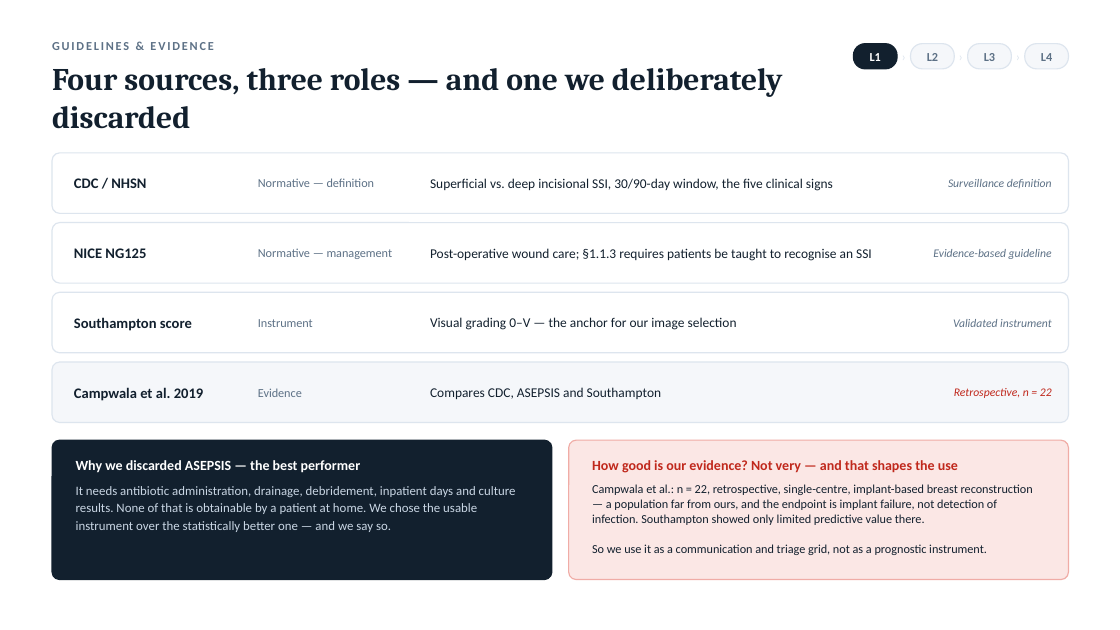
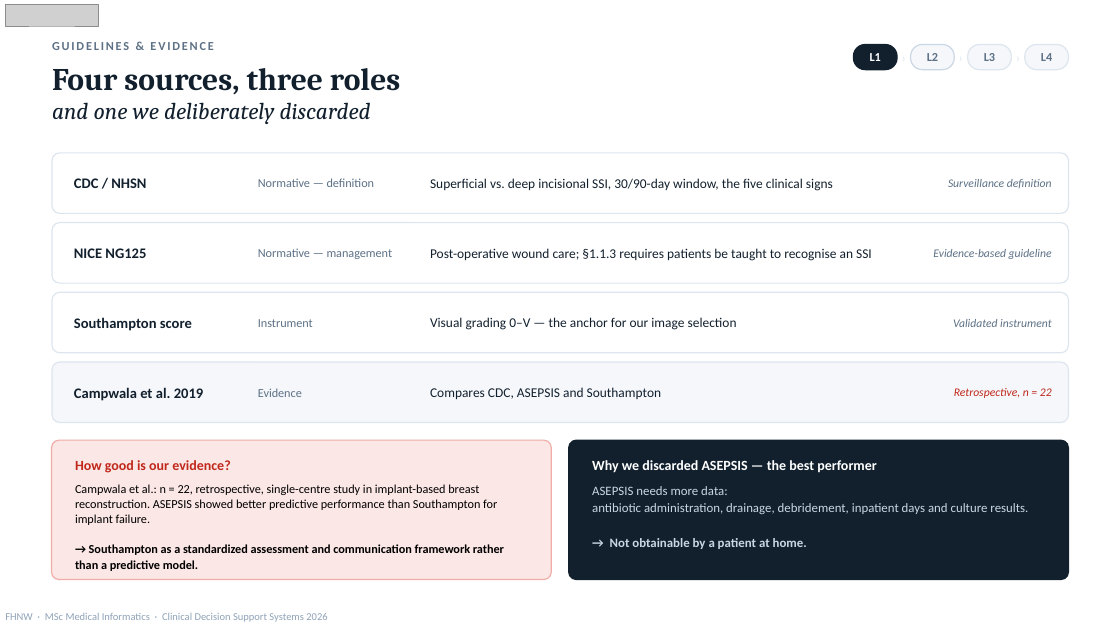
Before and after one commit to Sivanajani/smart-wound-guideline-app, a slide deck: slide 4 of submission/WundCheck_CDSS_Presentation.pptx. Drawn at 1120x630 pixels with LibreOffice and Linux fonts; fonts in the diff are those of the drawing; grey boxes stand for pictures. Boxes give left, top, right and bottom in pixels: in the first picture for what was removed or moved away, otherwise in the second. Text is boxed around its words. In the diff, an @@ line names an element or a change of style, - is before the commit and + after.

```diff
--- a/submission/WundCheck_CDSS_Presentation.pptx
+++ b/submission/WundCheck_CDSS_Presentation.pptx
@@ picture added at (5,4,98,26) @@
@@ rounded rectangle at (911,45,954,70): outline #DDE5EE 1 pt to #C9D6E4 1 pt @@
@@ text at (52,68,400,124): text changed; size 27 to 20 pt; bold off; italic on @@
-Four sources, three roles — and one we deliberately discarded
+Four sources, three roles
+and one we deliberately discarded
@@ rounded rectangle: place and size @@
-rounded rectangle at (569,440,1069,580)
+rounded rectangle at (51,440,551,580)
@@ rounded rectangle: place and size @@
-rounded rectangle at (52,440,552,580)
+rounded rectangle at (569,440,1069,580)
@@ text at (75,460,230,473): text changed @@
-How good is our evidence? Not very — and that shapes the use
+How good is our evidence?
@@ text "Why we discarded ASEPSIS — ...": place and size @@
-text "Why we discarded ASEPSIS — ..." at (76,460,361,473)
+text "Why we discarded ASEPSIS — ..." at (592,460,877,473)
@@ text at (75,484,504,571): text changed; text colour #12202E to #000000 @@
-Campwala et al.: n = 22, retrospective, single-centre, implant-based breast reconstruction — a population far from ours, and the endpoint is implant failure, not detection of infection. Southampton showed only limited predictive value there.
-So we use it as a communication and triage grid, not as a prognostic instrument.
+Campwala et al.: n = 22, retrospective, single-centre study in implant-based breast reconstruction. ASEPSIS showed better predictive performance than Southampton for implant failure.
+→ Southampton as a standardized assessment and communication framework rather than a predictive model.
@@ text at (592,486,1028,549): text changed @@
-It needs antibiotic administration, drainage, debridement, inpatient days and culture results. None of that is obtainable by a patient at home. We chose the usable instrument over the statistically better one — and we say so.
+ASEPSIS needs more data:
+antibiotic administration, drainage, debridement, inpatient days and culture results.
+→ Not obtainable by a patient at home.
@@ text added at (5,613,327,622), 9 pt, text #8FA3B8 @@
+FHNW · MSc Medical Informatics · Clinical Decision Support Systems 2026
```
Also in this commit, not shown: 24 other slides changed, 1 slide added, 1 slide removed, 4 other files.
